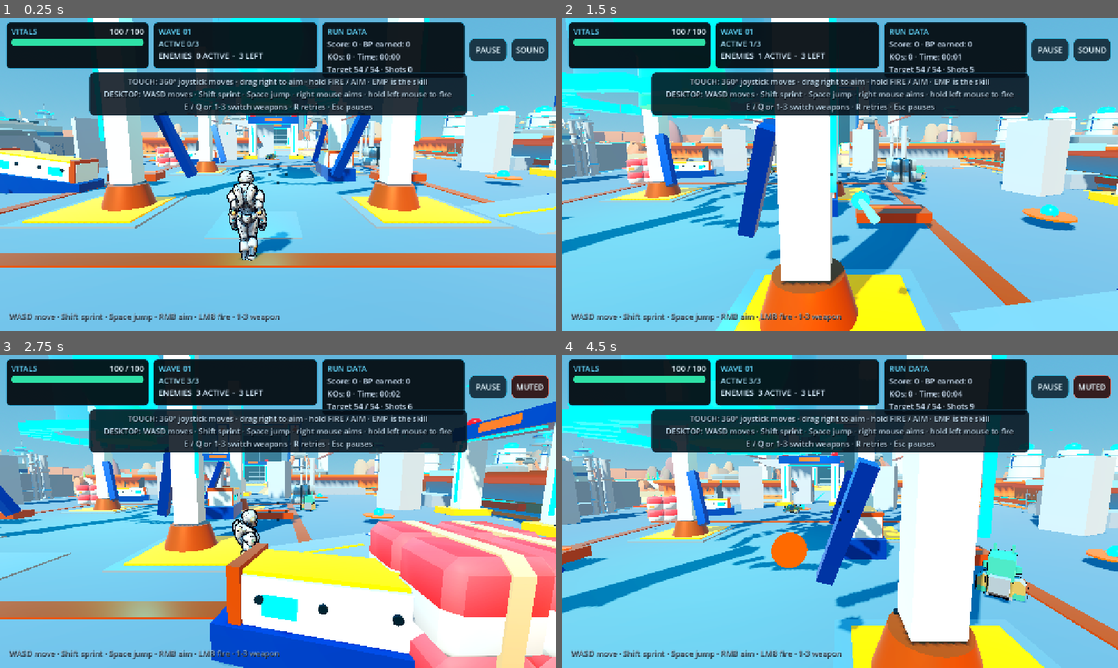
Above: before the commit, frames 1-4 (two rows, left to right).
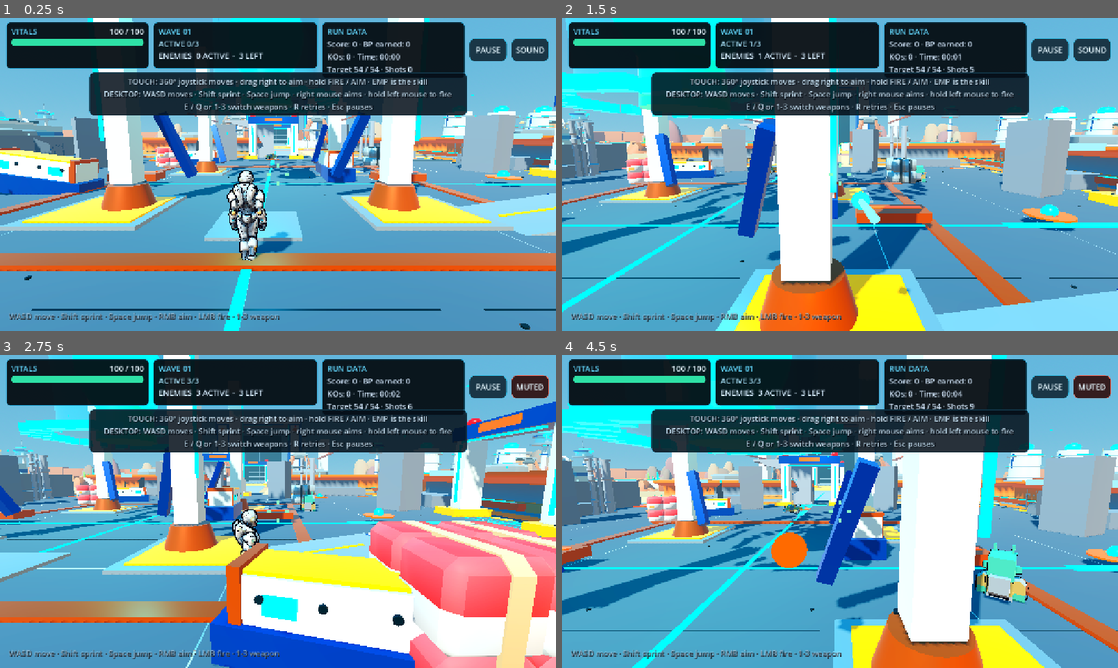
Above: after the commit, the same moments.

Repository: Scryptexai/ExoComplict
Game: Godot game, scene res://scenes/main.tscn
Two runs of this game, one before a commit and one after it. Both use one fixed random seed, a clock stepped at 60 frames per second and the inputs below.
Inputs (mouse positions are in pixels of both pictures, inside the frame that each line leads up to):
- Up to frame 1 (0.25 s): no input
- Up to frame 2 (1.5 s): tap Enter at 0.5 s; move the mouse to (962, 158) at 0.52 s; press the mouse at (962, 158) at 0.53 s; hold D (move_right) 0.53-1.25 s; tap Space (jump) at 0.77 s; release the mouse at (962, 158) at 1.25 s; drag from (728, 190) to (812, 237) at 1.27 s
- Up to frame 3 (2.75 s): move the mouse to (333, 442) at 2.02 s; hold D (move_right) from 2.03 s (still down); tap M (toggle_sound) at 2.1 s
- Up to frame 4 (4.5 s): release D (move_right) at 2.75 s; drag from (812, 574) to (673, 464) at 2.77 s; move the mouse to (1006, 558) at 3.52 s; hold A (move_left) 3.53-4.25 s; tap 2 (weapon_2) at 3.6 s; tap Space (jump) at 3.77 s; drag from (673, 464) to (756, 433) at 4.27 s

The runs differ from the first frame. In frame 1, 40% of the frame differs, in the area x 0-100%, y 30-100%; in frame 2, 37%; in frame 3, 22%; in frame 4, 38%.

Commit message:
Tune the bay floor, palette and reticle after looking at the render
- floor plates at 6 m on a 6 m grid, flush with the old deck: the shrunken
  plate left grid lines of the old deck showing through the new floor
- darker interior palette; the first pass was washed out enough that the bay
  read as the same pastel arena it replaces
- reticle mint and 2.6 px thick: the pale cyan vanished against the white walls
- evidence re-captured from the exported build after the change

Co-authored-by: arena-agent <297053741+arena-agent@users.noreply.github.com>

Diff:
--- a/game/scripts/ui/touch_controls.gd
+++ b/game/scripts/ui/touch_controls.gd
@@ -1175,10 +1175,12 @@
 		spread += 4.0
 	if _aiming:
 		spread *= 0.45
-	var tick := 7.0 * _control_unit()
+	var tick := 9.0 * _control_unit()
 	var gap := (10.0 + spread) * _control_unit()
-	var thickness := 2.0 * _control_unit()
-	var color := Color(0.52, 0.96, 1.0, 0.95)
+	var thickness := 2.6 * _control_unit()
+	# The reticle has to survive both a white interior floor and a bright sky;
+	# a saturated mint reads on both, the old pale cyan did not.
+	var color := Color(0.55, 1.0, 0.78, 1.0)
 	if _hit_confirm_remaining > 0.0:
 		color = Color(1.0, 0.72, 0.24, 1.0)
 		gap *= 1.25
--- a/game/scripts/worlds/scifi_bay_builder.gd
+++ b/game/scripts/worlds/scifi_bay_builder.gd
@@ -19,11 +19,11 @@
 ## Node names are `SciFiBay*` and the whole bay lives under one `SciFiBay` node;
 ## the world smoke test counts floor tiles, wall pieces and gates.
 
-# Above the old deck's seam strips (whose tops reach 0.079) by a clear margin:
-# a zero-thickness plate at the same height z-fights with them and the floor
-# reads as random dark patches.
-const FLOOR_Y := 0.12
-const TILE := 5.4
+# Flush with the old deck's panel tops (0.071): below that the plates z-fight
+# with the seam strips and the floor reads as dark patches, above it the player
+# visibly sinks into the new floor.
+const FLOOR_Y := 0.075
+const TILE := 6.0
 const WALL_LINE := 20.0
 const WALL_TILE := 6.0
 const WALL_HEIGHT_SCALE := 0.66
@@ -57,7 +57,7 @@
 				"SciFiBayFloor_%d_%d" % [ix + 3, iz + 3],
 				Vector3(float(ix) * TILE, FLOOR_Y, float(iz) * TILE),
 				90.0,
-				0.9,
+				0.995,
 				false,
 				false
 			)
--- a/game/scripts/worlds/scifi_kit_library.gd
+++ b/game/scripts/worlds/scifi_kit_library.gd
@@ -99,12 +99,12 @@
 ## result is deliberately a step away from the pastel KayKit exterior, so the
 ## arena reads as an interior bay and the horizon reads as outside.
 const COLORS := {
-	"orange": Color(0.92, 0.42, 0.12),
-	"steel": Color(0.57, 0.61, 0.66),
-	"steel_light": Color(0.68, 0.72, 0.76),
-	"panel": Color(0.4, 0.44, 0.5),
-	"trim": Color(0.24, 0.27, 0.32),
-	"floor": Color(0.42, 0.46, 0.52),
+	"orange": Color(0.95, 0.45, 0.1),
+	"steel": Color(0.44, 0.47, 0.52),
+	"steel_light": Color(0.56, 0.59, 0.64),
+	"panel": Color(0.29, 0.32, 0.37),
+	"trim": Color(0.16, 0.18, 0.22),
+	"floor": Color(0.3, 0.33, 0.38),
 	"glass": Color(0.35, 0.78, 0.92),
 	"light": Color(0.62, 0.93, 1.0),
 }
@@ -124,7 +124,7 @@
 	"wall_low": {"Orange": "orange"},
 	"doorway": {"Orange": "steel_light"},
 	"column": {"all": "steel"},
-	"pillar": {"all": "steel_light"},
+	"pillar": {"all": "steel"},
 	"crate": {"Orange": "orange", "all": "panel"},
 	"console": {"Orange": "light", "all": "panel"},
 	"console_large": {"Orange": "light", "all": "panel"},
Not shown, changed: game/assets/world/kaykit_space_base_bits/gltf/cargo_A_stacked.gltf.import
Not shown, changed: game/assets/world/kaykit_space_base_bits/gltf/cargo_B_stacked.gltf.import
Not shown, changed: game/assets/world/kaykit_space_base_bits/gltf/cargodepot_A.gltf.import
Not shown, changed: game/assets/world/kaykit_space_base_bits/gltf/drill_structure.gltf.import
Not shown, changed: game/assets/world/kaykit_space_base_bits/gltf/landingpad_large.gltf.import
Not shown, changed: game/assets/world/kaykit_space_base_bits/gltf/rocks_B.gltf.import
Not shown, changed: game/assets/world/kaykit_space_base_bits/gltf/spacetruck_large.gltf.import
Not shown, changed: qa-evidence/scifi-bay/01-gameplay.png
Not shown, added: qa-evidence/scifi-bay/02-arena.png
Not shown, removed: qa-evidence/scifi-bay/02-tour-1.png
Not shown, added: qa-evidence/scifi-bay/03-outpost.png
Not shown, removed: qa-evidence/scifi-bay/03-tour-2.png
(and 12 more such lines)
